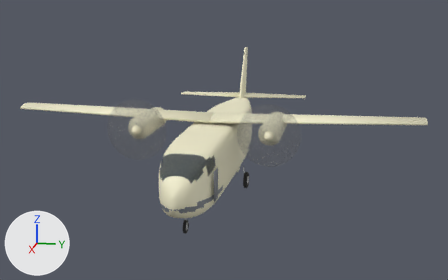
Before and after pictures for a commit that changed the glTF model assets-src/models/takeflight/haulmaster_lod0.glb.
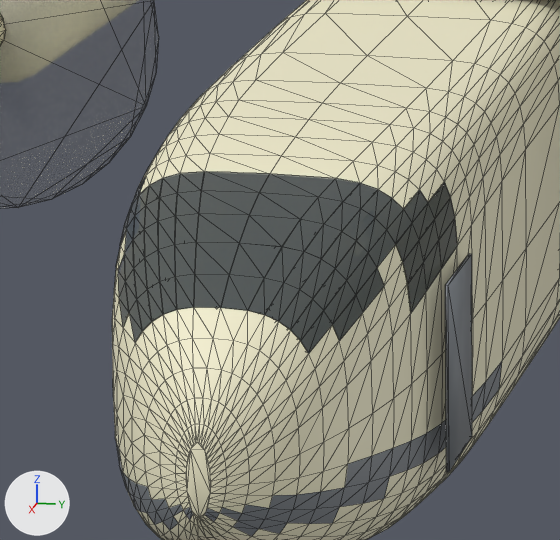
Old and new are each drawn whole from a 50 mm lens placed at (29.48, 6.24, 8.0), pointed at (-0.56, 0.23, 0.49) and again close up on the part from 31% to 52% of the width and 45% to 77% of the height. Every picture has the same lights, and +X, +Y and +Z are marked at lower left. The last two pictures show the newer version. The close-ups show mesh edges as thin lines. Where no turn or scale is listed for an object, it has been applied to the vertices. Vertices at exactly the same position are counted once.

Objects in the first close-up: 'door_crew', 'fuselage', 'glass', 'prop_2_disc' and 1 more.
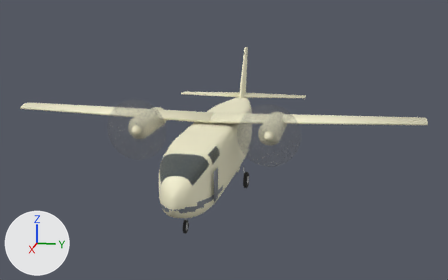
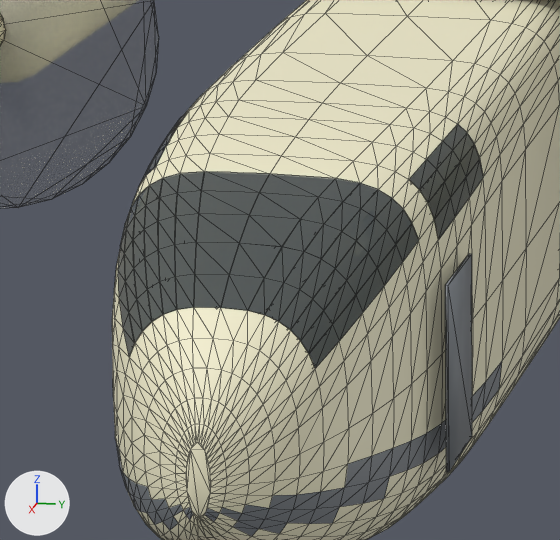
The change, as a list of edits to the scene's bpy script:
```text
Change me_fuselage:
    used by ob_fuselage; location = (0.0, 0.0, 0.0)
    remove me_fuselage.from_pydata(...)  # 1424 vertices, 2788 faces; spans x -8.4..8.1, y -1.2..1.2, z -1.1..1.7
    add me_fuselage.from_pydata(...)  # 1416 vertices, 2768 faces; spans x -8.4..8.1, y -1.2..1.2, z -1.1..1.7
    me_fuselage part 1
    18 vertices are removed from x 5.2..7.3, y -1.1..1.1, z 0.9..1.5
    48 faces are deleted
    10 vertices are added at x 6.0..6.3, y -1.1..1.1, z 1.0..1.3
    28 new faces join them, mat_haulmaster_paint (pale yellow #f3efce)
Change me_glass:
    used by ob_glass; location = (0.0, 0.0, 0.0)
    remove me_glass.from_pydata(...)  # 336 vertices, 168 faces; spans x 5.6..7.52, y -1.12..1.12, z 0.73..1.54
    add me_glass.from_pydata(...)  # 376 vertices, 188 faces; spans x 4.85..7.52, y -1.14..1.14, z 0.63..1.58
    me_glass part 2: the loose piece of 4 vertices spanning x 5.6..5.97, y 1.0..1.07, z 1.21..1.37 is copied, and the copy is moved by (-0.37, 0.03, 0.05); it spans x 5.23..5.6, y 1.03..1.1, z 1.26..1.41
    me_glass part 3: the loose piece of 4 vertices spanning x 6.28..6.54, y 0.99..1.05, z 0.73..1.0 is deleted
    me_glass part 4: 20 vertices removed from x 5.6..6.54, y 0.9..1.12, z 0.8..1.35; 40 vertices added at x 4.85..7.52, y 0.57..1.14, z 0.63..1.58
    me_glass part 5: 16 vertices removed from x 5.6..6.54, y -1.12..-0.9, z 0.87..1.35; 40 vertices added at x 4.85..7.52, y -1.14..-0.57, z 0.63..1.58
    other edits to the shape of me_glass do not show in these pictures
```

Where the change shows, as pixel boxes (x1, y1, x2, y2) in the close-ups (560 x 540 px; the box of a moved part takes in the faces that stretch with it):
'glass', reshaped (6% wider, 41% taller): before (114, 169, 458, 353); after (118, 110, 484, 369)
part 1 of me_fuselage, reshaped: before (119, 111, 483, 368); after (126, 177, 457, 313)
part 2 of me_glass, added: after (445, 162, 466, 196)
part 3 of me_glass, deleted: before (408, 262, 427, 313)
part 4 of me_glass, moved or reshaped: before (403, 182, 458, 290); after (301, 124, 484, 369)
part 5 of me_glass, built on: before (116, 169, 148, 264); after (118, 110, 189, 356)
